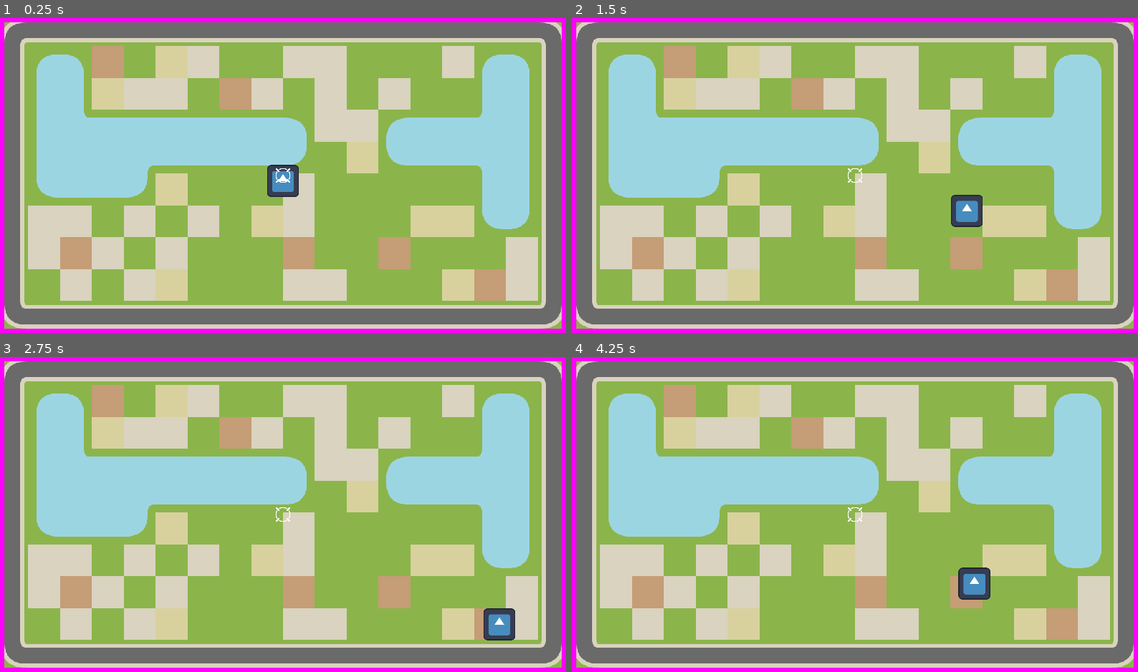
Above: before the commit, frames 1-4 (two rows, left to right).
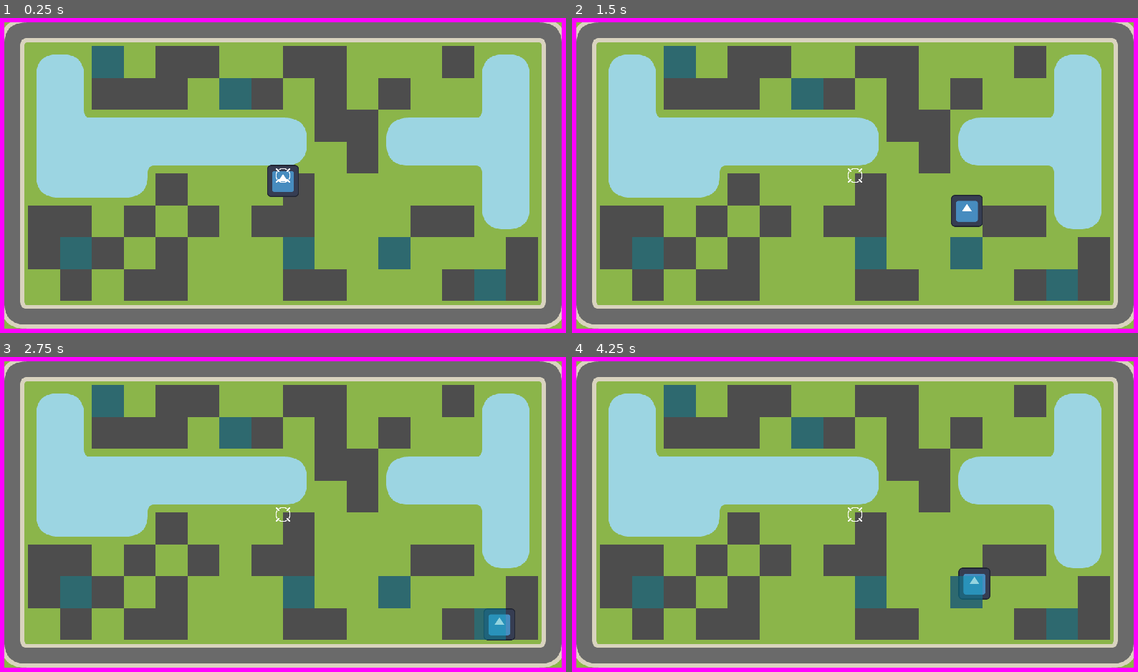
Above: after the commit, the same moments.

Repository: Fox-Alpha/Godot-4-Roguelike-Multiplayer
Game: Godot game, scene res://main.tscn
The game is run twice, just before and just after one commit, with the same random seed, the same clock (stepped at 60 frames per second) and the same inputs. The engine's default icon, where the game draws it, is replaced by a stand-in: a white triangle on a blue panel in a dark square.
Inputs:
- Up to frame 1 (0.25 s): no input
- Up to frame 2 (1.5 s): tap Enter at 0.5 s; hold Right (ui_right) 0.53-1.28 s; hold Down (ui_down) from 1.28 s (still down)
- Up to frame 3 (2.75 s): release Down (ui_down) at 2.03 s; hold Right (ui_right) from 2.03 s (still down)
- Up to frame 4 (4.25 s): release Right (ui_right) at 2.78 s; hold Up (ui_up) 2.78-3.53 s; tap Space at 3.5 s; hold Left (ui_left) from 3.53 s (still down)

The runs differ from the first frame. In frame 1, 23% of the frame differs, in the area x 4-96%, y 8-90%; in frame 2, 23%; in frame 3, 23%; in frame 4, 23%.

Commit message:
Add: More Tiles for the map

Diff:
--- a/2-prototype-projects/prot_godot_4_3_dev1/map/maintileset.tres
+++ b/2-prototype-projects/prot_godot_4_3_dev1/map/maintileset.tres
@@ -81,13 +81,6 @@
 source_geometry_group_name = &"navigation_polygon_source_group"
 agent_radius = 0.0
 
-[sub_resource type="NavigationPolygon" id="NavigationPolygon_e5ph6"]
-vertices = PackedVector2Array(32, 32, -32, 32, -32, -32, 32, -32)
-polygons = Array[PackedInt32Array]([PackedInt32Array(0, 1, 2, 3)])
-outlines = Array[PackedVector2Array]([PackedVector2Array(-32, -32, 32, -32, 32, 32, -32, 32)])
-source_geometry_group_name = &"navigation_polygon_source_group"
-agent_radius = 0.0
-
 [sub_resource type="NavigationPolygon" id="NavigationPolygon_rhmm5"]
 vertices = PackedVector2Array(32, 32, -32, 32, -32, -32, 32, -32)
 polygons = Array[PackedInt32Array]([PackedInt32Array(0, 1, 2, 3)])
@@ -95,19 +88,7 @@
 source_geometry_group_name = &"navigation_polygon_source_group"
 agent_radius = 0.0
 
-[sub_resource type="NavigationPolygon" id="NavigationPolygon_4051f"]
-vertices = PackedVector2Array(32, 32, -32, 32, -32, -32, 32, -32)
-polygons = Array[PackedInt32Array]([PackedInt32Array(0, 1, 2, 3)])
-outlines = Array[PackedVector2Array]([PackedVector2Array(-32, -32, 32, -32, 32, 32, -32, 32)])
-source_geometry_group_name = &"navigation_polygon_source_group"
-agent_radius = 0.0
-
-[sub_resource type="NavigationPolygon" id="NavigationPolygon_8d8ns"]
-vertices = PackedVector2Array(32, 32, -32, 32, -32, -32, 32, -32)
-polygons = Array[PackedInt32Array]([PackedInt32Array(0, 1, 2, 3)])
-outlines = Array[PackedVector2Array]([PackedVector2Array(-32, -32, 32, -32, 32, 32, -32, 32)])
-source_geometry_group_name = &"navigation_polygon_source_group"
-agent_radius = 0.0
+[sub_resource type="CanvasItemMaterial" id="CanvasItemMaterial_qe268"]
 
 [sub_resource type="NavigationPolygon" id="NavigationPolygon_shsoh"]
 vertices = PackedVector2Array(-16, 32, -32, 32, -32, 16, -16, 16)
@@ -126,63 +107,6 @@
 [sub_resource type="TileSetAtlasSource" id="TileSetAtlasSource_6keku"]
 texture = ExtResource("1_lr6gx")
 texture_region_size = Vector2i(64, 64)
-6:2/0 = 0
-6:2/0/terrain_set = 0
-6:2/0/terrain = 0
-6:2/0/probability = 0.5
-6:2/0/physics_layer_0/linear_velocity = Vector2(0, 0)
-6:2/0/physics_layer_0/angular_velocity = 0.0
-6:2/0/physics_layer_1/linear_velocity = Vector2(0, 0)
-6:2/0/physics_layer_1/angular_velocity = 0.0
-6:2/0/physics_layer_2/linear_velocity = Vector2(0, 0)
-6:2/0/physics_layer_2/angular_velocity = 0.0
-6:2/0/terrains_peering_bit/right_side = 0
-6:2/0/terrains_peering_bit/bottom_right_corner = 0
-6:2/0/terrains_peering_bit/bottom_side = 0
-6:2/0/terrains_peering_bit/bottom_left_corner = 0
-6:2/0/terrains_peering_bit/left_side = 0
-6:2/0/terrains_peering_bit/top_left_corner = 0
-6:2/0/terrains_peering_bit/top_side = 0
-6:2/0/terrains_peering_bit/top_right_corner = 0
-6:2/0/navigation_layer_0/polygon = SubResource("NavigationPolygon_e5ph6")
-7:2/0 = 0
-7:2/0/terrain_set = 0
-7:2/0/terrain = 0
-7:2/0/probability = 0.2
-7:2/0/physics_layer_0/linear_velocity = Vector2(0, 0)
-7:2/0/physics_layer_0/angular_velocity = 0.0
-7:2/0/physics_layer_1/linear_velocity = Vector2(0, 0)
-7:2/0/physics_layer_1/angular_velocity = 0.0
-7:2/0/physics_layer_2/linear_velocity = Vector2(0, 0)
-7:2/0/physics_layer_2/angular_velocity = 0.0
-7:2/0/terrains_peering_bit/right_side = 0
-7:2/0/terrains_peering_bit/bottom_right_corner = 0
-7:2/0/terrains_peering_bit/bottom_side = 0
-7:2/0/terrains_peering_bit/bottom_left_corner = 0
-7:2/0/terrains_peering_bit/left_side = 0
-7:2/0/terrains_peering_bit/top_left_corner = 0
-7:2/0/terrains_peering_bit/top_side = 0
-7:2/0/terrains_peering_bit/top_right_corner = 0
-7:2/0/navigation_layer_0/polygon = SubResource("NavigationPolygon_4051f")
-7:3/0 = 0
-7:3/0/terrain_set = 0
-7:3/0/terrain = 0
-7:3/0/probability = 0.3
-7:3/0/physics_layer_0/linear_velocity = Vector2(0, 0)
-7:3/0/physics_layer_0/angular_velocity = 0.0
-7:3/0/physics_layer_1/linear_velocity = Vector2(0, 0)
-7:3/0/physics_layer_1/angular_velocity = 0.0
-7:3/0/physics_layer_2/linear_velocity = Vector2(0, 0)
-7:3/0/physics_layer_2/angular_velocity = 0.0
-7:3/0/terrains_peering_bit/right_side = 0
-7:3/0/terrains_peering_bit/bottom_right_corner = 0
-7:3/0/terrains_peering_bit/bottom_side = 0
-7:3/0/terrains_peering_bit/bottom_left_corner = 0
-7:3/0/terrains_peering_bit/left_side = 0
-7:3/0/terrains_peering_bit/top_left_corner = 0
-7:3/0/terrains_peering_bit/top_side = 0
-7:3/0/terrains_peering_bit/top_right_corner = 0
-7:3/0/navigation_layer_0/polygon = SubResource("NavigationPolygon_8d8ns")
 6:3/0 = 0
 6:3/0/terrain_set = 0
 6:3/0/terrain = 0
@@ -192,6 +116,10 @@
 6:3/0/physics_layer_1/angular_velocity = 0.0
 6:3/0/physics_layer_2/linear_velocity = Vector2(0, 0)
 6:3/0/physics_layer_2/angular_velocity = 0.0
+6:3/0/physics_layer_3/linear_velocity = Vector2(0, 0)
+6:3/0/physics_layer_3/angular_velocity = 0.0
+6:3/0/physics_layer_4/linear_velocity = Vector2(0, 0)
+6:3/0/physics_layer_4/angular_velocity = 0.0
 6:3/0/terrains_peering_bit/right_side = 0
 6:3/0/terrains_peering_bit/bottom_right_corner = 0
 6:3/0/terrains_peering_bit/bottom_side = 0
@@ -211,6 +139,10 @@
 0:4/0/physics_layer_1/polygon_0/points = PackedVector2Array(-32, -32, 32, -32, 32, 32, -32, 32)
 0:4/0/physics_layer_2/linear_velocity = Vector2(0, 0)
 0:4/0/physics_layer_2/angular_velocity = 0.0
+0:4/0/physics_layer_3/linear_velocity = Vector2(0, 0)
+0:4/0/physics_layer_3/angular_velocity = 0.0
+0:4/0/physics_layer_4/linear_velocity = Vector2(0, 0)
+0:4/0/physics_layer_4/angular_velocity = 0.0
 0:4/0/terrains_peering_bit/right_side = 1
 0:4/0/terrains_peering_bit/bottom_right_corner = 1
 0:4/0/terrains_peering_bit/bottom_side = 1
@@ -232,6 +164,10 @@
 2:5/0/physics_layer_1/polygon_0/points = PackedVector2Array(-16, -32, 32, -32, 32, 32, -16, 32)
 2:5/0/physics_layer_2/linear_velocity = Vector2(0, 0)
 2:5/0/physics_layer_2/angular_velocity = 0.0
+2:5/0/physics_layer_3/linear_velocity = Vector2(0, 0)
+2:5/0/physics_layer_3/angular_velocity = 0.0
+2:5/0/physics_layer_4/linear_velocity = Vector2(0, 0)
+2:5/0/physics_layer_4/angular_velocity = 0.0
 2:5/0/terrains_peering_bit/right_side = 1
 2:5/0/terrains_peering_bit/bottom_right_corner = 1
 2:5/0/terrains_peering_bit/bottom_side = 1
@@ -253,6 +189,10 @@
 3:4/0/physics_layer_1/polygon_0/points = PackedVector2Array(-32, -32, 16, -32, 16, 32, -32, 32)
 3:4/0/physics_layer_2/linear_velocity = Vector2(0, 0)
 3:4/0/physics_layer_2/angular_velocity = 0.0
+3:4/0/physics_layer_3/linear_velocity = Vector2(0, 0)
+3:4/0/physics_layer_3/angular_velocity = 0.0
+3:4/0/physics_layer_4/linear_velocity = Vector2(0, 0)
+3:4/0/physics_layer_4/angular_velocity = 0.0
 3:4/0/terrains_peering_bit/right_side = 0
 3:4/0/terrains_peering_bit/bottom_right_corner = 0
 3:4/0/terrains_peering_bit/bottom_side = 1
@@ -274,6 +214,10 @@
 8:2/0/physics_layer_1/polygon_0/points = PackedVector2Array(-32, -32, 32, -32, 32, 32, -16, 32, -17, 25, -19.5, 20, -24.5, 16.5, -32, 16)
 8:2/0/physics_layer_2/linear_velocity = Vector2(0, 0)
 8:2/0/physics_layer_2/angular_velocity = 0.0
+8:2/0/physics_layer_3/linear_velocity = Vector2(0, 0)
+8:2/0/physics_layer_3/angular_velocity = 0.0
+8:2/0/physics_layer_4/linear_velocity = Vector2(0, 0)
+8:2/0/physics_layer_4/angular_velocity = 0.0
 8:2/0/terrains_peering_bit/right_side = 1
 8:2/0/terrains_peering_bit/bottom_right_corner = 1
 8:2/0/terrains_peering_bit/bottom_side = 1
@@ -295,6 +239,10 @@
 5:6/0/physics_layer_1/polygon_0/points = PackedVector2Array(-32, -32, 32, -32, 32, 16, 16, 16, 16, 32, -32, 32)
 5:6/0/physics_layer_2/linear_velocity = Vector2(0, 0)
 5:6/0/physics_layer_2/angular_velocity = 0.0
+5:6/0/physics_layer_3/linear_velocity = Vector2(0, 0)
+5:6/0/physics_layer_3/angular_velocity = 0.0
+5:6/0/physics_layer_4/linear_velocity = Vector2(0, 0)
+5:6/0/physics_layer_4/angular_velocity = 0.0
 5:6/0/terrains_peering_bit/right_side = 1
 5:6/0/terrains_peering_bit/bottom_right_corner = 0
 5:6/0/terrains_peering_bit/bottom_side = 1
@@ -316,6 +264,10 @@
 0:7/0/physics_layer_1/polygon_0/points = PackedVector2Array(-19.5, -19.5, -17, -24, -16, -32, 32, -32, 32, 32, -32, 32, -32, -16, -24.5, -16)
 0:7/0/physics_layer_2/linear_velocity = Vector2(0, 0)
 0:7/0/physics_layer_2/angular_velocity = 0.0
+0:7/0/physics_layer_3/linear_velocity = Vector2(0, 0)
+0:7/0/physics_layer_3/angular_velocity = 0.0
+0:7/0/physics_layer_4/linear_velocity = Vector2(0, 0)
+0:7/0/physics_layer_4/angular_velocity = 0.0
 0:7/0/terrains_peering_bit/right_side = 1
 0:7/0/terrains_peering_bit/bottom_right_corner = 1
 0:7/0/terrains_peering_bit/bottom_side = 1
@@ -337,6 +289,10 @@
 1:6/0/physics_layer_1/polygon_0/points = PackedVector2Array(-32, -32, 16, -32, 17, -24, 19.5, -19, 24.5, -16, 32, -16, 32, 32, -32, 32)
 1:6/0/physics_layer_2/linear_velocity = Vector2(0, 0)
 1:6/0/physics_layer_2/angular_velocity = 0.0
+1:6/0/physics_layer_3/linear_velocity = Vector2(0, 0)
+1:6/0/physics_layer_3/angular_velocity = 0.0
+1:6/0/physics_layer_4/linear_velocity = Vector2(0, 0)
+1:6/0/physics_layer_4/angular_velocity = 0.0
 1:6/0/terrains_peering_bit/right_side = 1
 1:6/0/terrains_peering_bit/bottom_right_corner = 1
 1:6/0/terrains_peering_bit/bottom_side = 1
@@ -358,6 +314,10 @@
 6:4/0/physics_layer_1/polygon_0/points = PackedVector2Array(-32, 15.5, -32, -32, 32, -32, 32, 15.5)
 6:4/0/physics_layer_2/linear_velocity = Vector2(0, 0)
 6:4/0/physics_layer_2/angular_velocity = 0.0
+6:4/0/physics_layer_3/linear_velocity = Vector2(0, 0)
+6:4/0/physics_layer_3/angular_velocity = 0.0
+6:4/0/physics_layer_4/linear_velocity = Vector2(0, 0)
+6:4/0/physics_layer_4/angular_velocity = 0.0
 6:4/0/terrains_peering_bit/right_side = 1
 6:4/0/terrains_peering_bit/bottom_right_corner = 0
 6:4/0/terrains_peering_bit/bottom_side = 0
@@ -377,6 +337,10 @@
 3:7/0/physics_layer_1/polygon_0/points = PackedVector2Array(-32, -16, 32, -16, 32, 32, -32, 32)
 3:7/0/physics_layer_2/linear_velocity = Vector2(0, 0)
 3:7/0/physics_layer_2/angular_velocity = 0.0
+3:7/0/physics_layer_3/linear_velocity = Vector2(0, 0)
+3:7/0/physics_layer_3/angular_velocity = 0.0
+3:7/0/physics_layer_4/linear_velocity = Vector2(0, 0)
+3:7/0/physics_layer_4/angular_velocity = 0.0
 3:7/0/terrains_peering_bit/right_side = 1
 3:7/0/terrains_peering_bit/bottom_right_corner = 1
 3:7/0/terrains_peering_bit/bottom_side = 1
@@ -396,6 +360,10 @@
 0:8/0/physics_layer_1/polygon_0/points = PackedVector2Array(-16, 32, 32, 32, 32, -16, 19, -15.5, 10, -14, 2.5, -10.5, -3.5, -6.5, -9.5, -1, -13.5, 7.5, -16, 16.5)
 0:8/0/physics_layer_2/linear_velocity = Vector2(0, 0)
 0:8/0/physics_layer_2/angular_velocity = 0.0
+0:8/0/physics_layer_3/linear_velocity = Vector2(0, 0)
+0:8/0/physics_layer_3/angular_velocity = 0.0
+0:8/0/physics_layer_4/linear_velocity = Vector2(0, 0)
+0:8/0/physics_layer_4/angular_velocity = 0.0
 0:8/0/terrains_peering_bit/right_side = 1
 0:8/0/terrains_peering_bit/bottom_right_corner = 1
 0:8/0/terrains_peering_bit/bottom_side = 1
@@ -415,6 +383,10 @@
 1:8/0/physics_layer_1/polygon_0/points = PackedVector2Array(-32, -16, -18, -16, -7, -13, 2.5, -7, 9, -1, 13, 7, 16, 16, 16, 32, -32, 32)
 1:8/0/physics_layer_2/linear_velocity = Vector2(0, 0)
 1:8/0/physics_layer_2/angular_velocity = 0.0
+1:8/0/physics_layer_3/linear_velocity = Vector2(0, 0)
+1:8/0/physics_layer_3/angular_velocity = 0.0
+1:8/0/physics_layer_4/linear_velocity = Vector2(0, 0)
+1:8/0/physics_layer_4/angular_velocity = 0.0
 1:8/0/terrains_peering_bit/right_side = 0
 1:8/0/terrains_peering_bit/bottom_right_corner = 0
 1:8/0/terrains_peering_bit/bottom_side = 1
@@ -434,6 +406,10 @@
 0:5/0/physics_layer_1/polygon_0/points = PackedVector2Array(-16, -32, 32, -32, 32, 16, 21.3333, 16, 0, 10.6667, -5.33333, 5.33334, -10.6667, 0, -16, -21.3333)
 0:5/0/physics_layer_2/linear_velocity = Vector2(0, 0)
 0:5/0/physics_layer_2/angular_velocity = 0.0
+0:5/0/physics_layer_3/linear_velocity = Vector2(0, 0)
+0:5/0/physics_layer_3/angular_velocity = 0.0
+0:5/0/physics_layer_4/linear_velocity = Vector2(0, 0)
+0:5/0/physics_layer_4/angular_velocity = 0.0
 0:5/0/terrains_peering_bit/right_side = 1
 0:5/0/terrains_peering_bit/bottom_right_corner = 0
 0:5/0/terrains_peering_bit/bottom_side = 0
@@ -453,6 +429,10 @@
 1:5/0/physics_layer_1/polygon_0/points = PackedVector2Array(-32, 16, -32, -32, 16, -32, 15.5, -16, 11, -1, -0.5, 10, -16, 15.5)
 1:5/0/physics_layer_2/linear_velocity = Vector2(0, 0)
 1:5/0/physics_layer_2/angular_velocity = 0.0
+1:5/0/physics_layer_3/linear_velocity = Vector2(0, 0)
+1:5/0/physics_layer_3/angular_velocity = 0.0
+1:5/0/physics_layer_4/linear_velocity = Vector2(0, 0)
+1:5/0/physics_layer_4/angular_velocity = 0.0
 1:5/0/terrains_peering_bit/right_side = 0
 1:5/0/terrains_peering_bit/bottom_right_corner = 0
 1:5/0/terrains_peering_bit/bottom_side = 0
@@ -471,6 +451,10 @@
 0:0/0/physics_layer_2/linear_velocity = Vector2(0, 0)
 0:0/0/physics_layer_2/angular_velocity = 0.0
 0:0/0/physics_layer_2/polygon_0/points = PackedVector2Array(-32, 32, 32, 32, 32, -32)
+0:0/0/physics_layer_3/linear_velocity = Vector2(0, 0)
+0:0/0/physics_layer_3/angular_velocity = 0.0
+0:0/0/physics_layer_4/linear_velocity = Vector2(0, 0)
+0:0/0/physics_layer_4/angular_velocity = 0.0
 0:0/0/terrains_peering_bit/right_side = 3
 0:0/0/terrains_peering_bit/bottom_right_corner = 0
 0:0/0/terrains_peering_bit/bottom_side = 3
@@ -485,6 +469,10 @@
 2:2/0/physics_layer_2/linear_velocity = Vector2(0, 0)
 2:2/0/physics_layer_2/angular_velocity = 0.0
 2:2/0/physics_layer_2/polygon_0/points = PackedVector2Array(-32, -32, 32, 32, -32, 32)
+2:2/0/physics_layer_3/linear_velocity = Vector2(0, 0)
+2:2/0/physics_layer_3/angular_velocity = 0.0
+2:2/0/physics_layer_4/linear_velocity = Vector2(0, 0)
+2:2/0/physics_layer_4/angular_velocity = 0.0
 2:2/0/terrains_peering_bit/bottom_side = 3
 2:2/0/terrains_peering_bit/bottom_left_corner = 0
 2:2/0/terrains_peering_bit/left_side = 3
@@ -498,6 +486,10 @@
 7:0/0/physics_layer_2/linear_velocity = Vector2(0, 0)
 7:0/0/physics_layer_2/angular_velocity = 0.0
 7:0/0/physics_layer_2/polygon_0/points = PackedVector2Array(-32, -32, 32, -32, -32, 32)
+7:0/0/physics_layer_3/linear_velocity = Vector2(0, 0)
+7:0/0/physics_layer_3/angular_velocity = 0.0
+7:0/0/physics_layer_4/linear_velocity = Vector2(0, 0)
+7:0/0/physics_layer_4/angular_velocity = 0.0
 7:0/0/terrains_peering_bit/left_side = 3
 7:0/0/terrains_peering_bit/top_left_corner = 0
 7:0/0/terrains_peering_bit/top_side = 3
@@ -511,6 +503,10 @@
 6:1/0/physics_layer_2/linear_velocity = Vector2(0, 0)
 6:1/0/physics_layer_2/angular_velocity = 0.0
 6:1/0/physics_layer_2/polygon_0/points = PackedVector2Array(-32, -32, 32, -32, 32, 32)
+6:1/0/physics_layer_3/linear_velocity = Vector2(0, 0)
+6:1/0/physics_layer_3/angular_velocity = 0.0
+6:1/0/physics_layer_4/linear_velocity = Vector2(0, 0)
+6:1/0/physics_layer_4/angular_velocity = 0.0
 6:1/0/terrains_peering_bit/right_side = 3
 6:1/0/terrains_peering_bit/top_side = 3
 6:1/0/terrains_peering_bit/top_right_corner = 0
@@ -524,6 +520,10 @@
 6:0/0/physics_layer_2/linear_velocity = Vector2(0, 0)
 6:0/0/physics_layer_2/angular_velocity = 0.0
 6:0/0/physics_layer_2/polygon_0/points = PackedVector2Array(-32, -32, 32, -32, 32, 32, -32, 32)
+6:0/0/physics_layer_3/linear_velocity = Vector2(0, 0)
+6:0/0/physics_layer_3/angular_velocity = 0.0
+6:0/0/physics_layer_4/linear_velocity = Vector2(0, 0)
+6:0/0/physics_layer_4/angular_velocity = 0.0
 6:0/0/terrains_peering_bit/right_side = 0
 6:0/0/terrains_peering_bit/bottom_right_corner = 0
 6:0/0/terrains_peering_bit/bottom_side = 3
@@ -542,14 +542,57 @@
 4:3/0/physics_layer_2/linear_velocity = Vector2(0, 0)
 4:3/0/physics_layer_2/angular_velocity = 0.0
 4:3/0/physics_layer_2/polygon_0/points = PackedVector2Array(-32, -32, 32, -32, 32, 32, -32, 32)
+4:3/0/physics_layer_3/linear_velocity = Vector2(0, 0)
+4:3/0/physics_layer_3/angular_velocity = 0.0
+4:3/0/physics_layer_4/linear_velocity = Vector2(0, 0)
+4:3/0/physics_layer_4/angular_velocity = 0.0
 4:3/0/terrains_peering_bit/right_side = 3
 4:3/0/terrains_peering_bit/left_side = 3
+7:8/0 = 0
+7:8/0/modulate = Color(0, 1, 1, 1)
+7:8/0/material = SubResource("CanvasItemMaterial_qe268")
+7:8/0/terrain_set = 0
+7:8/0/physics_layer_0/linear_velocity = Vector2(0, 0)
+7:8/0/physics_layer_0/angular_velocity = 0.0
+7:8/0/physics_layer_1/linear_velocity = Vector2(0, 0)
+7:8/0/physics_layer_1/angular_velocity = 0.0
+7:8/0/physics_layer_2/linear_velocity = Vector2(0, 0)
+7:8/0/physics_layer_2/angular_velocity = 0.0
+7:8/0/physics_layer_3/linear_velocity = Vector2(0, 0)
+7:8/0/physics_layer_3/angular_velocity = 0.0
+7:8/0/physics_layer_4/linear_velocity = Vector2(0, 0)
+7:8/0/physics_layer_4/angular_velocity = 0.0
+7:2/0 = 0
+7:2/0/modulate = Color(0.419813, 0.419813, 0.419813, 0.545098)
+7:2/0/terrain_set = 0
+7:2/0/terrain = 4
+7:2/0/physics_layer_0/linear_velocity = Vector2(0, 0)
+7:2/0/physics_layer_0/angular_velocity = 0.0
+7:2/0/physics_layer_1/linear_velocity = Vector2(0, 0)
+7:2/0/physics_layer_1/angular_velocity = 0.0
+7:2/0/physics_layer_2/linear_velocity = Vector2(0, 0)
+7:2/0/physics_layer_2/angular_velocity = 0.0
+7:2/0/physics_layer_3/linear_velocity = Vector2(0, 0)
+7:2/0/physics_layer_3/angular_velocity = 0.0
+7:2/0/physics_layer_4/linear_velocity = Vector2(0, 0)
+7:2/0/physics_layer_4/angular_velocity = 0.0
+7:2/0/physics_layer_4/polygon_0/points = PackedVector2Array(-32, -32, 32, -32, 32, 32, -32, 32)
+7:2/0/terrains_peering_bit/right_side = 4
+7:2/0/terrains_peering_bit/bottom_right_corner = 4
+7:2/0/terrains_peering_bit/bottom_side = 4
+7:2/0/terrains_peering_bit/bottom_left_corner = 4
+7:2/0/terrains_peering_bit/left_side = 4
+7:2/0/terrains_peering_bit/top_left_corner = 4
+7:2/0/terrains_peering_bit/top_side = 4
+7:2/0/terrains_peering_bit/top_right_corner = 4
 
 [resource]
 tile_size = Vector2i(64, 64)
 physics_layer_0/collision_layer = 4
 physics_layer_1/collision_layer = 8
 physics_layer_2/collision_layer = 2
+physics_layer_3/collision_layer = 16
+physics_layer_4/collision_layer = 32
 terrain_set_0/mode = 0
 terrain_set_0/terrain_0/name = "Ground"
 terrain_set_0/terrain_0/color = Color(0.229359, 0.204549, 0.0159467, 1)
@@ -559,6 +602,8 @@
 terrain_set_0/terrain_2/color = Color(0.840896, 0.1929, 0.213677, 1)
 terrain_set_0/terrain_3/name = "Boundary"
 terrain_set_0/terrain_3/color = Color(0.375, 0.5, 0.25, 1)
+terrain_set_0/terrain_4/name = "FogOfWar"
+terrain_set_0/terrain_4/color = Color(0.28125, 0.5, 0.25, 1)
 navigation_layer_0/layers = 1
 navigation_layer_1/layers = 1
 sources/0 = SubResource("TileSetAtlasSource_6keku")
Not shown: 1 places in 2-prototype-projects/prot_godot_4_3_dev1/map/maintileset.tres that only renumber resources
